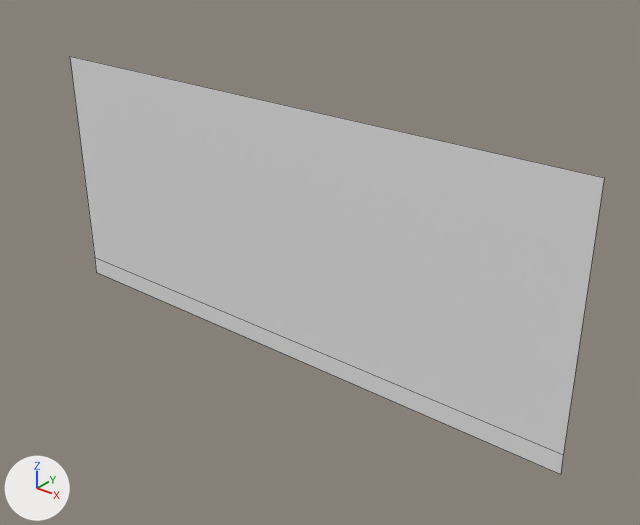
The Blender file assets/mtrsteamloco/eyecandies/pida/main.blend as it was, and as the next commit left it.
Both versions are drawn from a 50 mm lens placed at (25.5, -29.1, 16.9), pointed at (-2.6, 6.1, -4.9). The axes (+X, +Y, +Z) are drawn at lower left. The lights are the same throughout. Mesh edges are drawn as thin lines.

The first picture shows 'sc0', 'sc1'.
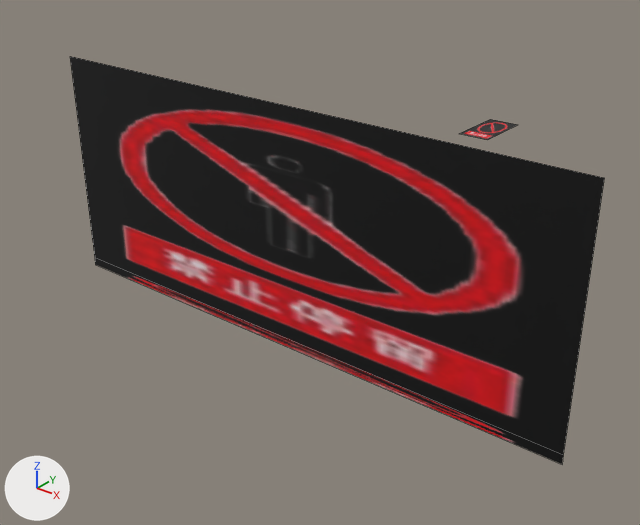
The newer file is also rescaled (x0.5) as a whole; pictures and numbers use the older file's frame.

Patch to the scene script:
```diff
--- a/assets/mtrsteamloco/eyecandies/pida/main.blend.py
+++ b/assets/mtrsteamloco/eyecandies/pida/main.blend.py
@@ img_t1_png @@
+img_t1_png = load_image('t1.png', '../psda/t1.png', 140, 168, 'sRGB')
@@ mat_材质 @@
+mat_材质 = principled_material('材质')
+mat_材质.texture = img_t1_png
@@ me_平面 @@
 me_平面.from_pydata(...)  # 4 vertices, 1 face; spans x -1.0..1.0, y -1.0..1.0, z 0.0
+me_平面.materials.append(mat_材质)  # picture img_t1_png
@@ me_平面_001 @@
 me_平面_001.from_pydata(...)  # 4 vertices, 1 face; spans x -1.0..1.0, y -1.17..-1.0, z 0.0
 # used by ob_sc1; location = (0.0, 0.0, 0.0); rotation_euler = (1.571, 0.0, 0.0), in degrees (90, 0, 0); scale = (15.0, 6.0, 1.0)
-me_平面_001.vertices[2].co = (-1.0, -1.17, 0.0)  # pixel (96, 272)
-me_平面_001.vertices[3].co = (1.0, -1.17, 0.0)  # pixel (560, 474)
+# me_平面_001 part 1
+me_平面_001.vertices[2].co = (-1.0, -1.08, 0.0)  # pixel (95, 264)
+me_平面_001.vertices[3].co = (1.0, -1.08, 0.0)  # pixel (562, 464)
+me_平面_001.materials.append(mat_材质)  # picture img_t1_png
@@ me_立方体 @@
 me_立方体.from_pydata(...)  # 4 vertices, 1 face; spans x -1.0..1.0, y 8.95..10.95, z 0.0
 # used by ob_d; location = (0.0, 0.0, 0.0)
-me_立方体.vertices[0].co = (-1.0, 8.95, 0.0)
-me_立方体.vertices[1].co = (1.0, 8.95, 0.0)
-me_立方体.vertices[2].co = (-1.0, 10.95, 0.0)
-me_立方体.vertices[3].co = (1.0, 10.95, 0.0)
+# me_立方体 part 2
+me_立方体.vertices[0].co = (-1.0, 17.9, 0.0)  # pixel (458, 133)
+me_立方体.vertices[1].co = (1.0, 17.9, 0.0)  # pixel (487, 139)
+me_立方体.vertices[2].co = (-1.0, 21.9, 0.0)  # pixel (490, 119)
+me_立方体.vertices[3].co = (1.0, 21.9, 0.0)  # pixel (518, 124)
```

Boxes (x1, y1, x2, y2) around the edits, measured in the pictures (640 x 525 px):
'sc0', recoloured: (70, 56, 604, 454) in both
'sc1', recoloured, reshaped: before (95, 258, 563, 474); after (95, 258, 563, 464)
'd', reshaped (not visible before): after (459, 119, 517, 140)
